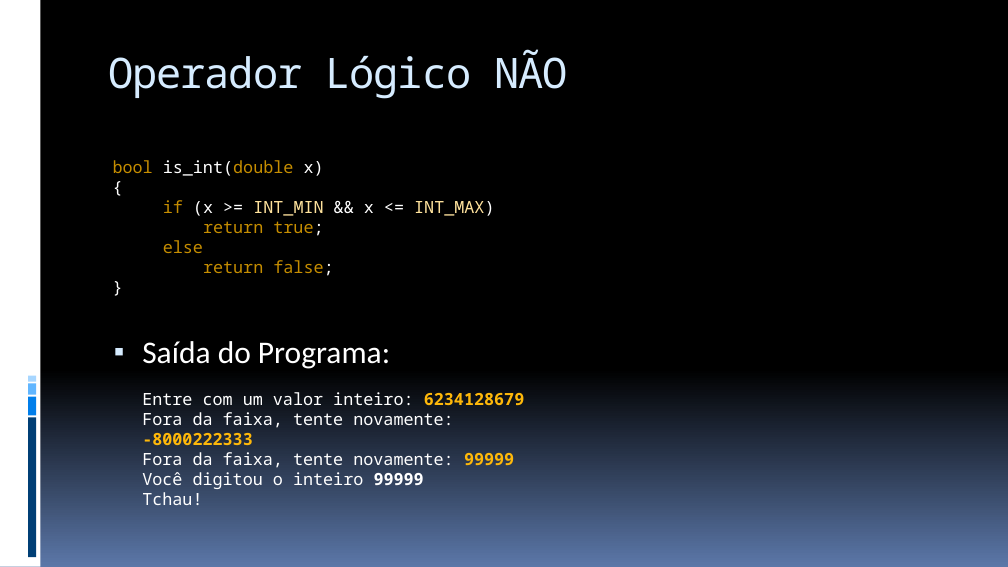
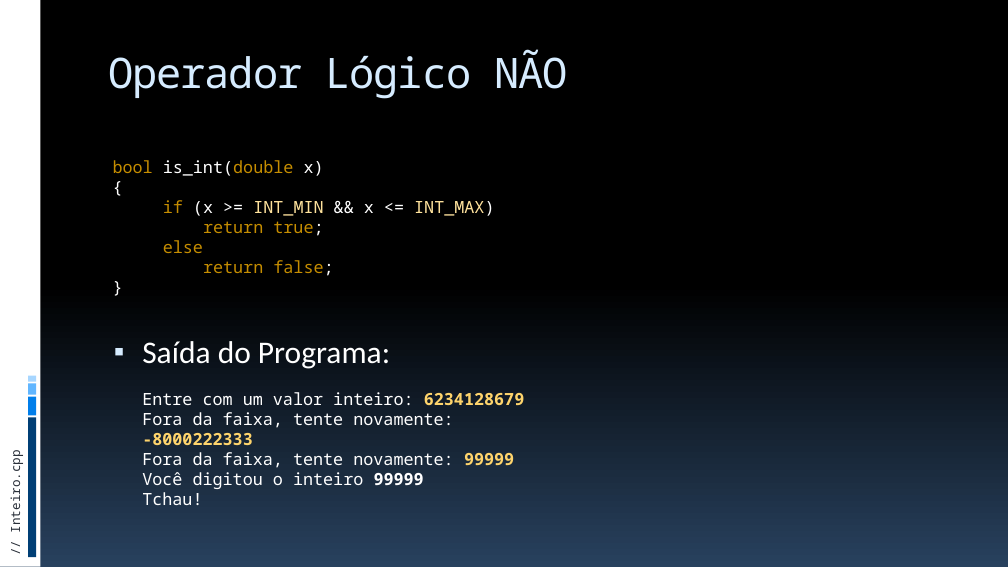
Before and after one commit to JudsonSS/ProgComp, a slide deck: slide 20 of Slides/21. Operadores Lógicos.pptx. Drawn at 1008x567 pixels with LibreOffice and Linux fonts; fonts in the diff are those of the drawing. Boxes give left, top, right and bottom in pixels: in the first picture for what was removed or moved away, otherwise in the second. Text is boxed around its words. In the diff, an @@ line names an element or a change of style, - is before the commit and + after.

```diff
--- a/Slides/21. Operadores Lógicos.pptx
+++ b/Slides/21. Operadores Lógicos.pptx
@@ background gradient #000000 to #5B77A8 to gradient #000000 to #28415E @@
@@ text at (142, 392, 524, 468): text colour #FEB80A to #FED46C in "6234128679", "-8000222333", "99999" @@
@@ text added at (7, 458, 24, 531), 12 pt, text #272D38 @@
+// Inteiro.cpp
```
Also in this commit, not shown: 23 other slides changed, 8 other files.
